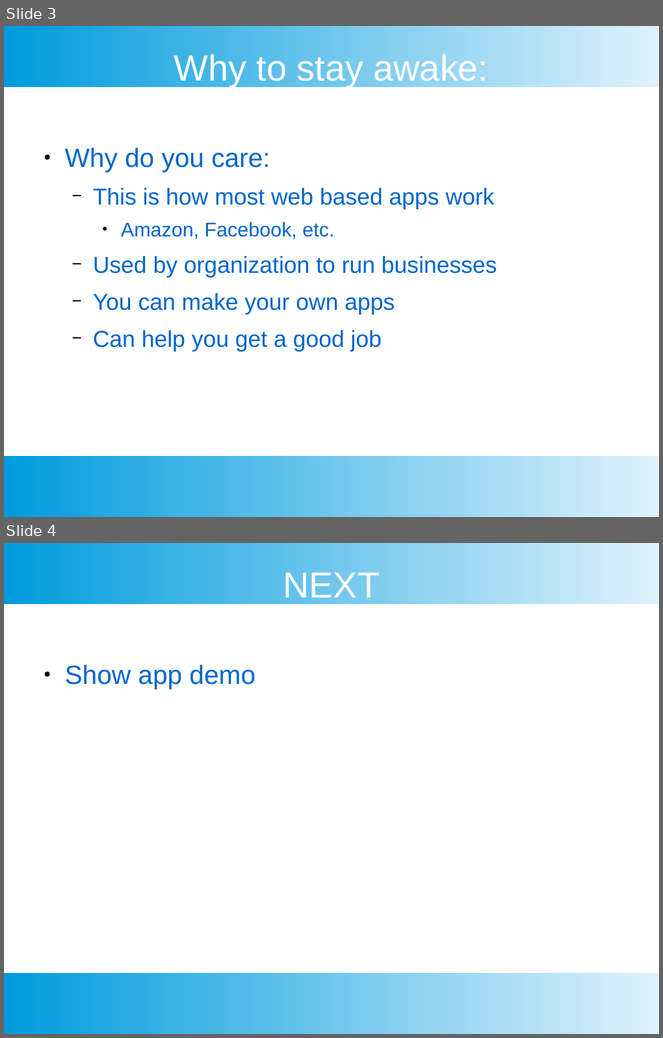
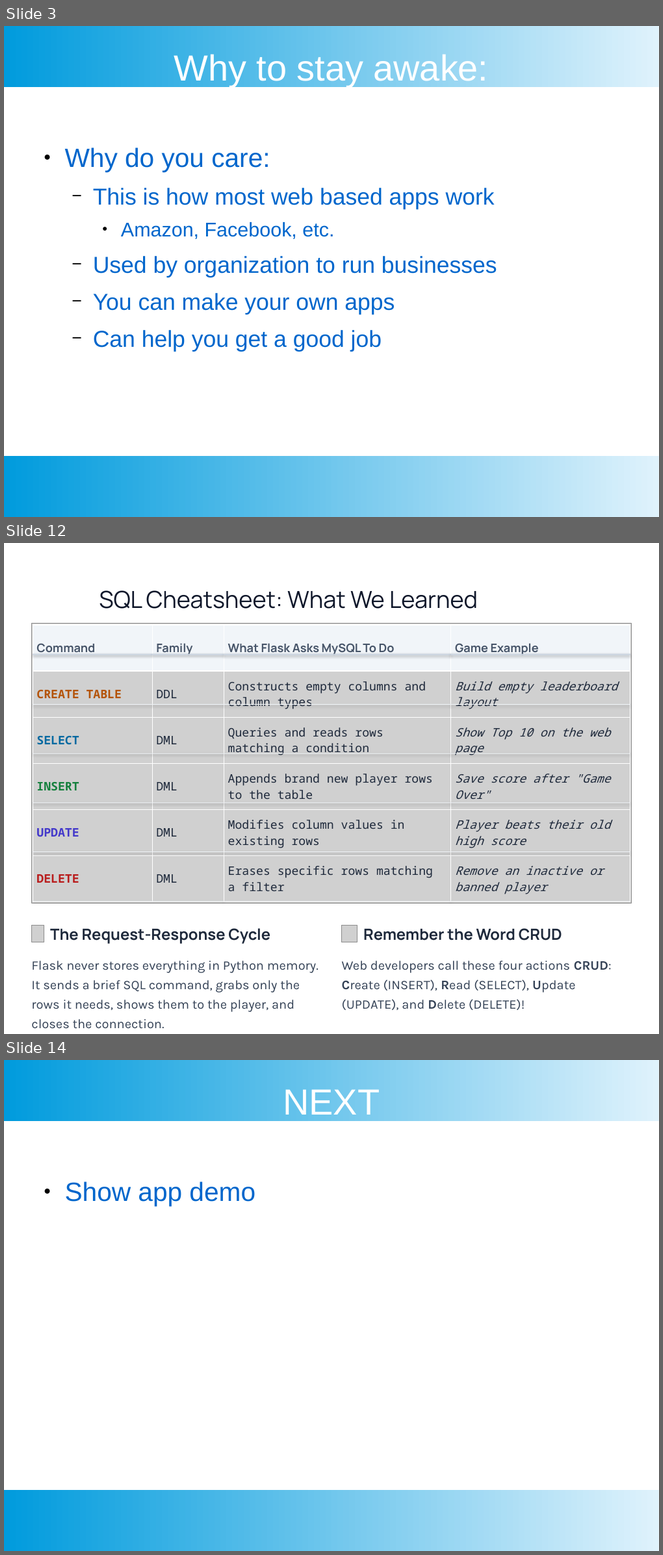
Before and after one commit to benjaminisi/EscapeRoomFlaskLesson, a slide deck: Documents/slides/4sql.odp. Shown one above the other, each under a label of ours: slides 3 and 4 before the commit, slides 3, 12 and 14 after it; the slides between them are not shown. The pictures are 663x1038 and 663x1555 pixels, drawn with LibreOffice and Linux fonts; fonts in the diff are those of the drawing; grey boxes stand for pictures; background and template pictures are left out. Boxes give left, top, right and bottom in pixels: in the first picture for what was removed or moved away, otherwise in the second. Text is boxed around its words. In the diff, an @@ line names an element or a change of style, - is before the commit and + after.

```diff
--- a/Documents/slides/4sql.odp
+++ b/Documents/slides/4sql.odp
@@ slide 12 added at <box>4,543,659,1034</box>, background picture (left out) @@
@@ text added at <box>99,590,478,609</box>, 28.5 pt, text #0F172A @@
+SQL Cheatsheet: What We Learned
@@ picture added at <box>31,623,631,903</box> @@
@@ table added at <box>33,625,631,902</box>, 6 rows, 4 columns @@
+Command | Family | What Flask Asks MySQL To Do | Game Example
+CREATE TABLE | DDL | Constructs empty columns and column types | Build empty leaderboard layout
+SELECT | DML | Queries and reads rows matching a condition | Show Top 10 on the web page
+INSERT | DML | Appends brand new player rows to the table | Save score after "Game Over"
+UPDATE | DML | Modifies column values in existing rows | Player beats their old high score
+DELETE | DML | Erases specific rows matching a filter | Remove an inactive or banned player
@@ rectangle added at <box>33,654,152,655</box>, fill #CBD5E1 @@
@@ rectangle added at <box>152,654,224,655</box>, fill #CBD5E1 @@
@@ rectangle added at <box>224,654,451,655</box>, fill #CBD5E1 @@
@@ rectangle added at <box>451,654,631,655</box>, fill #CBD5E1 @@
@@ rectangle added at <box>33,704,152,705</box>, fill #F1F5F9 @@
@@ rectangle added at <box>152,704,224,705</box>, fill #F1F5F9 @@
@@ rectangle added at <box>224,704,451,705</box>, fill #F1F5F9 @@
@@ rectangle added at <box>451,704,631,705</box>, fill #F1F5F9 @@
@@ rectangle added at <box>33,754,152,754</box>, fill #F1F5F9 @@
@@ rectangle added at <box>152,754,224,754</box>, fill #F1F5F9 @@
@@ rectangle added at <box>224,754,451,754</box>, fill #F1F5F9 @@
@@ rectangle added at <box>451,754,631,754</box>, fill #F1F5F9 @@
@@ rectangle added at <box>33,803,152,804</box>, fill #F1F5F9 @@
@@ rectangle added at <box>152,803,224,804</box>, fill #F1F5F9 @@
@@ rectangle added at <box>224,803,451,804</box>, fill #F1F5F9 @@
@@ rectangle added at <box>451,803,631,804</box>, fill #F1F5F9 @@
@@ rectangle added at <box>33,852,152,852</box>, fill #F1F5F9 @@
@@ rectangle added at <box>152,852,224,852</box>, fill #F1F5F9 @@
@@ rectangle added at <box>224,852,451,852</box>, fill #F1F5F9 @@
@@ rectangle added at <box>451,852,631,852</box>, fill #F1F5F9 @@
@@ rectangle added at <box>33,901,152,902</box>, fill #F1F5F9 @@
@@ rectangle added at <box>152,901,224,902</box>, fill #F1F5F9 @@
@@ rectangle added at <box>224,901,451,902</box>, fill #F1F5F9 @@
@@ rectangle added at <box>451,901,631,902</box>, fill #F1F5F9 @@
@@ picture added at <box>31,926,44,943</box> @@
@@ text added at <box>50,928,270,944</box>, 18.7 pt, text #1E293B, bold @@
+The Request-Response Cycle
@@ picture added at <box>342,926,357,943</box> @@
@@ text added at <box>363,928,562,941</box>, 18.7 pt, text #1E293B, bold @@
+Remember the Word CRUD
@@ text added at <box>31,961,319,1029</box>, 15.8 pt, text #334155 @@
+Flask never stores everything in Python memory. It sends a brief SQL command, grabs only the rows it needs, shows them to the player, and closes the connection.
@@ text added at <box>342,961,612,1010</box>, 15.8 pt, text #334155 @@
+Web developers call these four actions CRUD: Create (INSERT), Read (SELECT), Update (UPDATE), and Delete (DELETE)!
@@ what was slide 4 is now slide 14 @@
```
Also in this commit, not shown: 9 other slides added.
